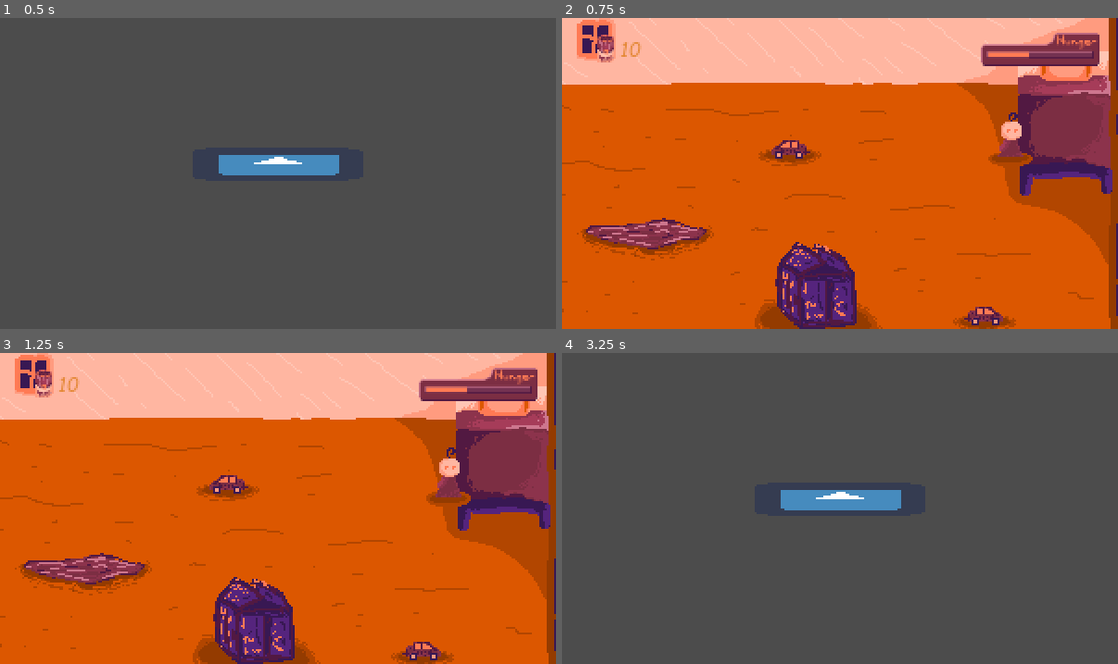
Above: before the commit, frames 1-4 (two rows, left to right).
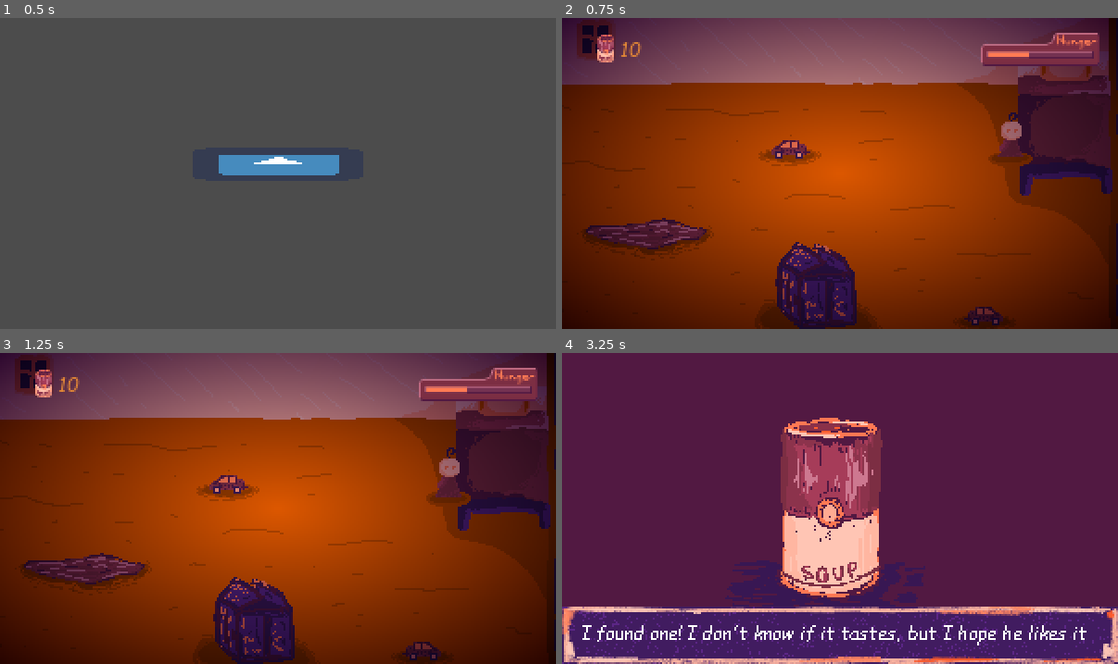
Above: after the commit, the same moments.

Repository: EdBarrancos/Operation_Ai_pain
Game: Godot game, scene res://Scenes/World.tscn
The game is run twice, just before and just after one commit, with the same random seed, the same clock (stepped at 60 frames per second) and the same inputs. The engine's default icon, where the game draws it, is replaced by a stand-in: a white triangle on a blue panel in a dark square.
Inputs:
- Up to frame 1 (0.5 s): no input
- Up to frame 2 (0.75 s): tap Enter (ui_accept) at 0.5 s; hold D (RIGHT) from 0.53 s (still down); tap F (FEED) at 0.6 s
- Up to frame 3 (1.25 s): keep holding D (RIGHT); tap Enter (ui_accept) at 0.77 s
- Up to frame 4 (3.25 s): release D (RIGHT) at 1.28 s; hold S (DOWN) 1.28-2.03 s; tap F (FEED) at 1.35, 2.3, 2.85 s; tap Enter (ui_accept) at 1.52, 3.02 s; hold D (RIGHT) 2.03-2.78 s; tap T (TEST) at 2.1 s; hold W (UP) from 2.78 s (still down)

Frame 1 is identical in both runs. In frame 2, 95% of the frame differs, in the area x 0-100%, y 0-100%; in frame 3, 95%; in frame 4, 100%.
Error after the commit: Invalid operands 'int' and 'Nil' in operator '+'. (res://Scripts/Monster.gd:54)

Commit message:
Add MOnster Feeding Spot

Diff:
--- a/OperationAi/Player/Scripts/Player.gd
+++ b/OperationAi/Player/Scripts/Player.gd
@@ -34,5 +34,5 @@
 func MovePlayer(velocity, up):
 	move_and_slide(velocity, up)
 
-func FeedMonster(feedValue):
-	get_parent().get_parent().FeedMonster(feedValue)
+func FeedMonster():
+	return playerSoupInventory.FeedMonster()
--- a/OperationAi/Player/Scripts/PlayerMovement.gd
+++ b/OperationAi/Player/Scripts/PlayerMovement.gd
@@ -158,3 +158,7 @@
 func NormalizeVelocity():
 	if velocity.length() > maxVel:
 		velocity = velocity.normalized()*maxVel
+
+#################
+#SAVE GAME STUFF#
+#################
--- a/OperationAi/Player/Scripts/SoupInventory.gd
+++ b/OperationAi/Player/Scripts/SoupInventory.gd
@@ -50,5 +50,6 @@
 
 func FeedMonster():
 	if canFeed and HasCurrentSoupInInventory():
-		LoseSoup()
-		player.FeedMonster(foodValueSoups[currentSoup])
+		var feedValue = GetCurrentSoupQuantity()*foodValueSoups[currentSoup]
+		LoseSoup(GetCurrentSoupQuantity())
+		return feedValue
--- a/OperationAi/Scenes/Room.tscn
+++ b/OperationAi/Scenes/Room.tscn
@@ -85,7 +85,9 @@
 position = Vector2( -110.471, 62.8084 )
 
 [node name="Monster" parent="." instance=ExtResource( 4 )]
-initialHunger = 99
+initialHunger = 50
+baseDecreases = 5
+waitingTime = 2
 
 [node name="AudioServer" type="Node2D" parent="."]
 script = ExtResource( 7 )
@@ -93,7 +95,6 @@
 [node name="CanvasLayer" type="CanvasLayer" parent="."]
 
 [node name="VignetteShader" type="Sprite" parent="CanvasLayer"]
-visible = false
 modulate = Color( 0.223529, 0.0980392, 0.329412, 1 )
 material = SubResource( 2 )
 position = Vector2( 146.175, 84.6729 )
@@ -147,3 +148,4 @@
 [connection signal="monster_got_hungrier" from="Monster" to="." method="_on_Monster_monster_got_hungrier"]
 [connection signal="monster_is_full" from="Monster" to="." method="_on_Monster_monster_is_full"]
 [connection signal="monster_is_hungry" from="Monster" to="." method="_on_Monster_monster_is_hungry"]
+[connection signal="body_entered" from="MonsterFeedingArea" to="." method="_on_MonsterFeedingArea_body_entered"]
--- a/OperationAi/Scripts/Room.gd
+++ b/OperationAi/Scripts/Room.gd
@@ -8,9 +8,14 @@
 
 
 func FeedMonster(value):
+	#Increase Hunger
 	monster.IncreaseHunger(value)
+	#Update Shader
 	vignette.SetAlpha(monster.GetPercentageHunger())
+	#Update Sounds
 	audioServer.SetCurrentEffect(monster.GetQuarterHunger())
+	#Randomize Directions
+	player.playerMovement.SetDirections(player.playerMovement.GetRandomDirections())
 
 
 func Init(playerPos, toLoad, playerCurrentInv, hunger):
@@ -50,3 +55,13 @@
 func _on_Monster_monster_got_hungrier():
 	vignette.SetAlpha(monster.GetPercentageHunger())
 	audioServer.SetCurrentEffect(monster.GetQuarterHunger())
+
+
+func _on_MonsterFeedingArea_body_entered(body):
+	#FEED MONSTER
+	if body == player:
+		var feedValue = player.FeedMonster()
+		FeedMonster(feedValue)
+		if soupHandler.currentFound == 4:
+			#He collected all in the end
+			_on_Monster_monster_is_full()
